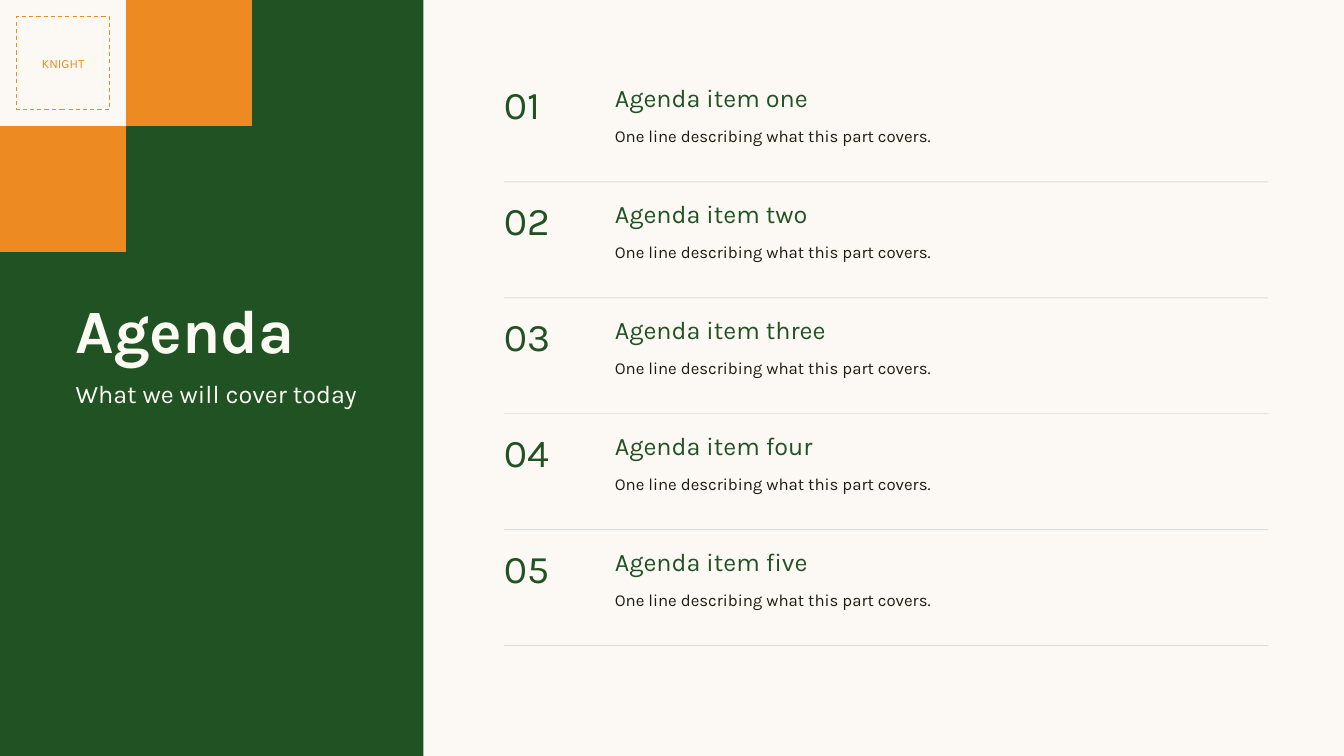
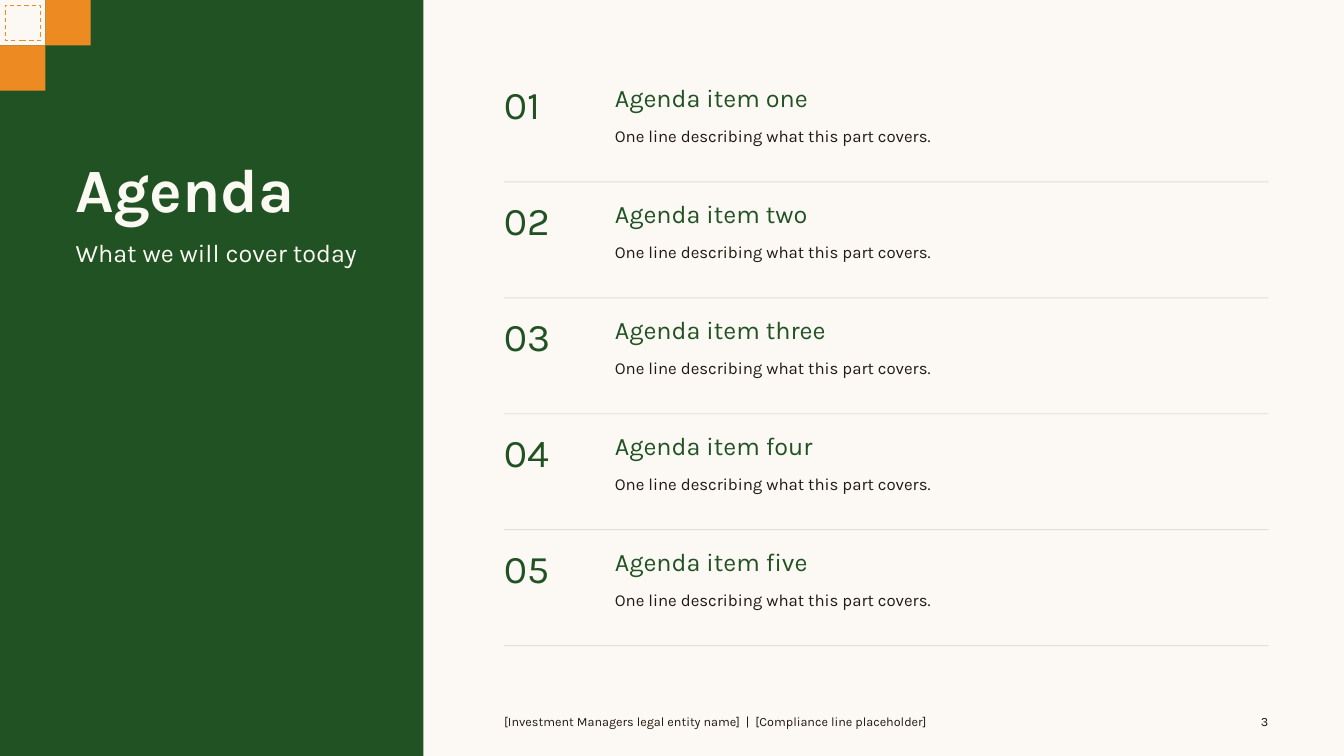
Before and after one commit to soumyakarwa/emkay-ppt-templates, a slide deck: slide 3 of Emkay_Investment_Managers_Template.pptx. Drawn at 1344x756 pixels with LibreOffice and Linux fonts; fonts in the diff are those of the drawing. Boxes give left, top, right and bottom in pixels: in the first picture for what was removed or moved away, otherwise in the second. Text is boxed around its words. In the diff, an @@ line names an element or a change of style, - is before the commit and + after.

```diff
--- a/Emkay_Investment_Managers_Template.pptx
+++ b/Emkay_Investment_Managers_Template.pptx
@@ rectangle: place and size @@
-rectangle at bbox=[0, 0, 126, 126]
+rectangle at bbox=[0, 0, 45, 45]
@@ rectangle: place and size @@
-rectangle at bbox=[16, 16, 109, 109]
+rectangle at bbox=[5, 5, 40, 40]
@@ rectangle: place and size @@
-rectangle at bbox=[126, 0, 252, 126]
+rectangle at bbox=[45, 0, 91, 45]
@@ rectangle: place and size @@
-rectangle at bbox=[0, 126, 126, 252]
+rectangle at bbox=[0, 45, 45, 91]
@@ text in rectangle at bbox=[42, 60, 85, 68]: text removed @@
-KNIGHT
@@ text "Agenda": place and size @@
-text "Agenda" at bbox=[76, 310, 295, 368]
+text "Agenda" at bbox=[76, 169, 295, 227]
@@ text "What we will cover today": place and size @@
-text "What we will cover today" at bbox=[76, 385, 357, 409]
+text "What we will cover today" at bbox=[76, 244, 357, 268]
@@ text added at bbox=[504, 716, 926, 729], 9 pt, text #201A12 @@
+[Investment Managers legal entity name] | [Compliance line placeholder]
@@ page number added at bbox=[1261, 718, 1268, 726], 9 pt, text #201A12 @@
+3
```
Also in this commit, not shown: 13 other slides changed, 3 other files.
